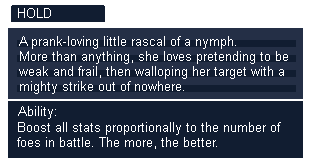
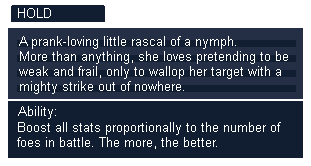
Layers edited between the first and the second 311px x 166px image:
painted on "A prank-loving little rascal o..." over [106, 66, 284, 79]
